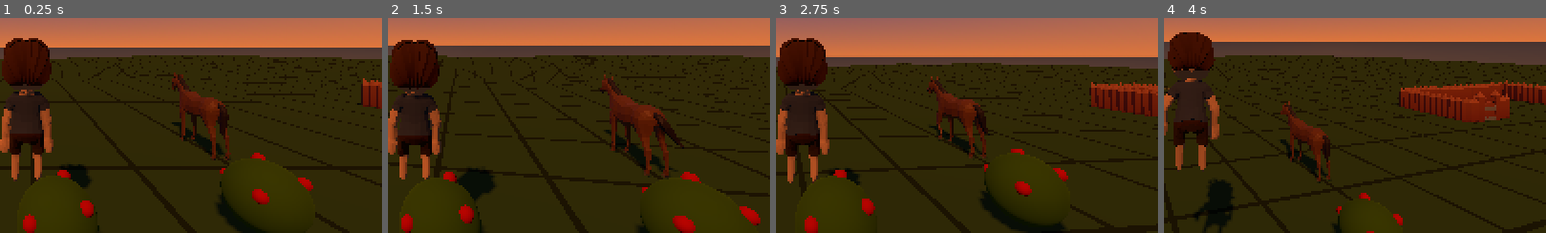
Above: before the commit, frames 1-4 (left to right).
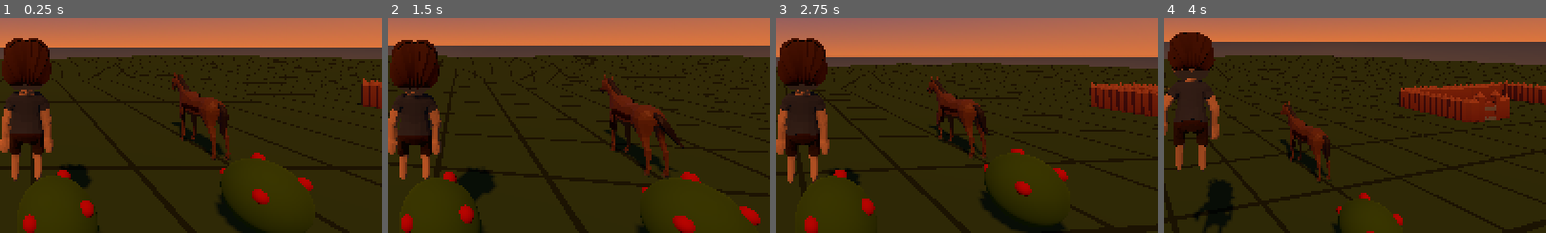
Above: after the commit, the same moments.

Repository: forsman5/sitka
Game: Godot game, scene res://scenes/on_foot/on_foot.tscn
Two runs of this game, one before a commit and one after it. Both use one fixed random seed, a clock stepped at 60 frames per second and the inputs below. This scene is started directly instead of the project's main scene.
Inputs (mouse positions are % of the whole screen's width and height, from its top left):
- Up to frame 1 (0.25 s): no input
- Up to frame 2 (1.5 s): tap Enter at 0.5 s; move the mouse to (55, 50) at 0.52 s; hold Q 0.53-1.28 s; hold Up (ui_up) from 0.53 s (still down); click (55, 50) at 0.67 s; tap Space at 0.77 s; move the mouse to (45, 50) at 1.27 s; tap E at 1.35 s
- Up to frame 3 (2.75 s): keep holding Up (ui_up); tap Space at 1.52 s; move the mouse to (52, 48) at 2.02 s; hold Alt from 2.03 s (still down)
- Up to frame 4 (4 s): keep holding Up (ui_up); tap Space at 2.75, 3.02, 3.77 s; move the mouse to (49, 52) at 2.77 s; release Alt at 2.78 s; tap Shift at 2.85 s; click (49, 52) at 2.92 s; move the mouse to (57, 51) at 3.52 s; tap F at 3.6 s
The pictures show only the part of the screen within x 46-96%, y 43-93%; the shares and areas given below are measured in that part.

The runs differ from the first frame. In frame 1, 0.2% of the frame differs, in the area x 47-53%, y 35-59%; in frame 2, 0.3%, in the area x 58-67%, y 37-64%; in frame 3, 0.2%; in frame 4, 0.2%.

Commit message:
Correct mounted rider pose and add tack

Diff:
--- a/scripts/on_foot/harness/check_riding_visual.gd
+++ b/scripts/on_foot/harness/check_riding_visual.gd
@@ -23,19 +23,42 @@
 	assert(is_equal_approx(visual._horse_model.rotation.y, PI), "Horse forward axis does not match controller")
 	assert(is_equal_approx(rider.rotation.y, PI), "Mounted rider does not face horse forward")
 	assert(visual._rider_skeleton != null, "Human Skeleton3D missing")
-	assert(visual._rider_bone_indices.size() == RidingHorseVisual.RIDER_POSE_DEGREES.size(), "Rider pose bone mapping incomplete")
+	assert(visual._rider_bone_indices.size() == RidingHorseVisual.RIDER_SEGMENTS.size(), "Rider pose bone mapping incomplete")
 	print("RiderAnchor path: ", visual.rider_anchor.get_path())
 	print("Horse model scale: ", visual._horse_model.scale, "; rider scale: ", rider.scale)
+	_assert_segment_direction(visual._rider_skeleton, "UpperArm.L", "LowerArm.L", Vector3(0.0, -1.0, 0.0), 0.9)
+	_assert_segment_direction(visual._rider_skeleton, "LowerArm.L", "Fist.L", Vector3(0.0, -1.0, 0.0), 0.9)
+	_assert_segment_direction(visual._rider_skeleton, "UpperLeg.L", "LowerLeg.L", Vector3(0.0, -1.0, 0.0), 0.75)
+	_assert_segment_direction(visual._rider_skeleton, "LowerLeg.L", "LowerLeg.L_end", Vector3(0.0, 0.0, -1.0), 0.9)
+	_assert_segment_direction(visual._rider_skeleton, "UpperArm.R", "LowerArm.R", Vector3(0.0, -1.0, 0.0), 0.9)
+	_assert_segment_direction(visual._rider_skeleton, "LowerArm.R", "Fist.R", Vector3(0.0, -1.0, 0.0), 0.9)
+	_assert_segment_direction(visual._rider_skeleton, "UpperLeg.R", "LowerLeg.R", Vector3(0.0, -1.0, 0.0), 0.75)
+	_assert_segment_direction(visual._rider_skeleton, "LowerLeg.R", "LowerLeg.R_end", Vector3(0.0, 0.0, -1.0), 0.9)
+	for marker in ["Fist.L", "Fist.R", "LowerLeg.L_end", "LowerLeg.R_end"]:
+		var marker_index := visual._rider_skeleton.find_bone(marker)
+		var marker_world := visual._rider_skeleton.to_global(visual._rider_skeleton.get_bone_global_pose(marker_index).origin)
+		print(marker, " anchor-local=", visual.rider_anchor.to_local(marker_world))
+	var horse_head_index := visual._horse_skeleton.find_bone("Head")
+	var horse_head_world := visual._horse_skeleton.to_global(visual._horse_skeleton.get_bone_global_pose(horse_head_index).origin)
+	print("Horse head anchor-local=", visual.rider_anchor.to_local(horse_head_world))
 	for gait in ["Idle", "Walk", "Gallop"]:
 		visual.set_gait(gait)
 		await create_timer(0.45).timeout
 		print(gait, " clip=", visual._horse_animation.current_animation,
 			" anchor=", visual.rider_anchor.position,
 			" rider=", rider.position,
-			" torso_pose=", visual._rider_skeleton.get_bone_pose_rotation(visual._rider_bone_indices["Torso"]))
+			" upper_arm_pose=", visual._rider_skeleton.get_bone_pose_rotation(visual._rider_bone_indices["UpperArm.L"]))
 		assert(visual._horse_animation.current_animation == gait, "Horse gait did not switch to " + gait)
 	visual.clear_riding_pose(rider)
 	assert(is_equal_approx(rider.position.y, 0.0), "Rider model did not restore to on-foot height")
 	assert(is_equal_approx(rider.rotation.y, PI), "Rider model did not restore on-foot facing")
 	print("Rider pose cleared and original gait/idle animation resumed: ", visual.get_node("RiderAnchor/Casual_Male/AnimationPlayer").current_animation)
 	quit()
+
+func _assert_segment_direction(skeleton: Skeleton3D, bone_name: String, child_name: String, target: Vector3, min_dot: float) -> void:
+	var bone_index := skeleton.find_bone(bone_name)
+	var child_index := skeleton.find_bone(child_name)
+	var actual: Vector3 = skeleton.get_bone_global_pose(child_index).origin - skeleton.get_bone_global_pose(bone_index).origin
+	var alignment := actual.normalized().dot(target.normalized())
+	print("Pose segment ", bone_name, " -> ", child_name, ": ", actual.normalized(), " (alignment ", alignment, ")")
+	assert(alignment >= min_dot, "%s segment is not aligned for riding: %.3f" % [bone_name, alignment])
--- a/scripts/on_foot/riding_horse_visual.gd
+++ b/scripts/on_foot/riding_horse_visual.gd
@@ -22,19 +22,22 @@
 var _rider_base_y: float = 0.0
 var _saved_animation: String = ""
 var _rider_scale: Vector3 = Vector3.ONE
-
-const RIDER_POSE_DEGREES := {
-	"UpperLeg.L": Vector3(-76.0, 0.0, -32.0),
-	"UpperLeg.R": Vector3(-76.0, 0.0, 32.0),
-	"LowerLeg.L": Vector3(96.0, 0.0, 0.0),
-	"LowerLeg.R": Vector3(96.0, 0.0, 0.0),
-	"UpperArm.L": Vector3(-64.0, 0.0, -7.0),
-	"UpperArm.R": Vector3(-64.0, 0.0, 7.0),
-	"LowerArm.L": Vector3(-28.0, 0.0, 0.0),
-	"LowerArm.R": Vector3(-28.0, 0.0, 0.0),
-	"Torso": Vector3(-5.0, 0.0, 0.0),
-	"Head": Vector3(3.0, 0.0, 0.0),
-}
+var _reins: Array[MeshInstance3D] = []
+var _rein_material: StandardMaterial3D
+
+# Target segment directions are in Skeleton3D space. The imported armature
+# maps skeleton -Y to character-forward +Z and skeleton -Z to character-down.
+# Each direction is solved from the bone's actual rest basis below.
+const RIDER_SEGMENTS := [
+	{"bone": "UpperArm.L", "child": "LowerArm.L", "direction": Vector3(0.0, -0.94, -0.34)},
+	{"bone": "UpperArm.R", "child": "LowerArm.R", "direction": Vector3(0.0, -0.94, -0.34)},
+	{"bone": "LowerArm.L", "child": "Fist.L", "direction": Vector3(0.0, -0.97, -0.24)},
+	{"bone": "LowerArm.R", "child": "Fist.R", "direction": Vector3(0.0, -0.97, -0.24)},
+	{"bone": "UpperLeg.L", "child": "LowerLeg.L", "direction": Vector3(0.45, -0.76, -0.46)},
+	{"bone": "UpperLeg.R", "child": "LowerLeg.R", "direction": Vector3(-0.45, -0.76, -0.46)},
+	{"bone": "LowerLeg.L", "child": "LowerLeg.L_end", "direction": Vector3(0.0, 0.0, -1.0)},
+	{"bone": "LowerLeg.R", "child": "LowerLeg.R_end", "direction": Vector3(0.0, 0.0, -1.0)},
+]
 
 func _ready() -> void:
 	_horse_model.scale = Vector3.ONE * HORSE_SCALE
@@ -44,6 +47,7 @@
 	_horse_animation = _horse_model.find_child("AnimationPlayer", true, false) as AnimationPlayer
 	if _horse_skeleton != null:
 		_anchor_bone_index = _horse_skeleton.find_bone(ANCHOR_BONE)
+	_build_riding_gear()
 	set_process_priority(100)
 	set_gait("Idle")
 
@@ -87,14 +91,17 @@
 	if _rider_skeleton != null:
 		_rider_skeleton.reset_bone_poses()
 		_rider_bone_indices.clear()
-		for bone_name in RIDER_POSE_DEGREES:
+		for segment in RIDER_SEGMENTS:
+			var bone_name: String = segment["bone"]
 			var index := _rider_skeleton.find_bone(bone_name)
-			if index >= 0:
+			var child_index := _rider_skeleton.find_bone(segment["child"])
+			if index >= 0 and child_index >= 0:
 				_rider_bone_indices[bone_name] = index
 	model.position = Vector3(0.0, _rider_base_y, 0.0)
 	# The source horse and human rigs face +Z, while the movement controller's
 	# forward direction is -Z.
 	model.rotation = Vector3(0.0, PI, 0.0)
+	_apply_rider_bone_pose()
 	_apply_rider_pose(0.0)
 
 ## Clears procedural bone overrides and returns the human model to its on-foot
@@ -127,6 +134,7 @@
 	if is_instance_valid(_rider_model):
 		_rider_time += delta
 		_apply_rider_pose(_rider_bob())
+		_update_reins()
 
 func _update_rider_anchor() -> void:
 	if _horse_skeleton == null or _anchor_bone_index < 0:
@@ -152,15 +160,105 @@
 	if not is_instance_valid(_rider_model):
 		return
 	_rider_model.position.y = _rider_base_y + bob
+
+func _build_riding_gear() -> void:
+	var leather := StandardMaterial3D.new()
+	leather.albedo_color = Color(0.18, 0.065, 0.028)
+	leather.roughness = 0.9
+	var saddle := MeshInstance3D.new()
+	saddle.name = "SaddlePad"
+	var saddle_mesh := BoxMesh.new()
+	saddle_mesh.size = Vector3(0.56, 0.08, 0.56)
+	saddle.mesh = saddle_mesh
+	saddle.material_override = leather
+	saddle.position = Vector3(0.0, -0.075, 0.0)
+	rider_anchor.add_child(saddle)
+
+	var dark_leather := StandardMaterial3D.new()
+	dark_leather.albedo_color = Color(0.095, 0.032, 0.016)
+	dark_leather.roughness = 0.85
+	for side in [-1.0, 1.0]:
+		var strap := MeshInstance3D.new()
+		strap.name = "StirrupStrap"
+		var strap_mesh := BoxMesh.new()
+		strap_mesh.size = Vector3(0.025, 0.2, 0.025)
+		strap.mesh = strap_mesh
+		strap.material_override = dark_leather
+		strap.position = Vector3(side * 0.27, -0.17, -0.17)
+		rider_anchor.add_child(strap)
+		for bar in [
+			{ "pos": Vector3(side * 0.29, -0.365, -0.23), "size": Vector3(0.035, 0.15, 0.035) },
+			{ "pos": Vector3(side * 0.29, -0.365, -0.11), "size": Vector3(0.035, 0.15, 0.035) },
+			{ "pos": Vector3(side * 0.29, -0.43, -0.17), "size": Vector3(0.035, 0.025, 0.16) },
+		]:
+			var stirrup_bar := MeshInstance3D.new()
+			stirrup_bar.name = "Stirrup"
+			var stirrup_mesh := BoxMesh.new()
+			stirrup_mesh.size = bar["size"]
+			stirrup_bar.mesh = stirrup_mesh
+			stirrup_bar.material_override = dark_leather
+			stirrup_bar.position = bar["pos"]
+			rider_anchor.add_child(stirrup_bar)
+
+	_rein_material = StandardMaterial3D.new()
+	_rein_material.albedo_color = Color(0.07, 0.025, 0.012)
+	_rein_material.roughness = 0.8
+	for index in 2:
+		var rein := MeshInstance3D.new()
+		rein.name = "Rein"
+		var rein_mesh := CylinderMesh.new()
+		rein_mesh.top_radius = 0.008
+		rein_mesh.bottom_radius = 0.008
+		rein_mesh.height = 0.5
+		rein.mesh = rein_mesh
+		rein.material_override = _rein_material
+		rider_anchor.add_child(rein)
+		_reins.append(rein)
+
+func _update_reins() -> void:
+	if _rider_skeleton == null or not is_instance_valid(_rider_model):
+		for rein in _reins:
+			rein.visible = false
+		return
+	var armature := _rider_model.find_child("CharacterArmature", true, false) as Node3D
+	if armature == null:
+		return
+	for index in 2:
+		var side := -1.0 if index == 0 else 1.0
+		var hand_name := "Fist.L" if index == 0 else "Fist.R"
+		var hand_bone := _rider_skeleton.find_bone(hand_name)
+		if hand_bone < 0:
+			continue
+		var hand_world := _rider_skeleton.to_global(_rider_skeleton.get_bone_global_pose(hand_bone).origin)
+		var start := rider_anchor.to_local(hand_world)
+		var finish := Vector3(side * 0.055, -0.03, -0.82)
+		var offset := finish - start
+		var rein := _reins[index]
+		var cylinder := rein.mesh as CylinderMesh
+		cylinder.height = maxf(offset.length(), 0.01)
+		rein.transform = Transform3D(Basis(Quaternion(Vector3.UP, offset.normalized())), (start + finish) * 0.5)
+		rein.visible = true
+
+func _apply_rider_bone_pose() -> void:
 	if _rider_skeleton == null:
 		return
-	for bone_name in _rider_bone_indices:
-		var degrees: Vector3 = RIDER_POSE_DEGREES[bone_name]
-		if bone_name.begins_with("UpperLeg"):
-			degrees.x += bob * 40.0
-		elif bone_name.begins_with("UpperArm"):
-			degrees.x += bob * 24.0
-		elif bone_name == "Torso":
-			degrees.x -= bob * 35.0
-		var index: int = _rider_bone_indices[bone_name]
-		_rider_skeleton.set_bone_pose_rotation(index, Quaternion.from_euler(degrees * (PI / 180.0)))
+	for segment in RIDER_SEGMENTS:
+		var bone_name: String = segment["bone"]
+		var bone_index := _rider_skeleton.find_bone(bone_name)
+		var child_index := _rider_skeleton.find_bone(segment["child"])
+		if bone_index >= 0 and child_index >= 0:
+			_set_segment_direction(bone_index, child_index, segment["direction"])
+
+func _set_segment_direction(bone_index: int, child_index: int, target_direction: Vector3) -> void:
+	var bone_rest := _rider_skeleton.get_bone_global_rest(bone_index)
+	var child_rest := _rider_skeleton.get_bone_global_rest(child_index)
+	var local_segment: Vector3 = bone_rest.basis.inverse() * (child_rest.origin - bone_rest.origin)
+	if local_segment.length_squared() < 0.000001:
+		return
+	# With this bone's pose reset, the current global basis includes any posed
+	# parent bones. Solve in that basis so L/R, arm and leg axes stay consistent.
+	_rider_skeleton.set_bone_pose_rotation(bone_index, Quaternion.IDENTITY)
+	var parent_basis := _rider_skeleton.get_bone_global_pose(bone_index).basis
+	var target_local: Vector3 = parent_basis.inverse() * target_direction.normalized()
+	var rotation := Quaternion(local_segment.normalized(), target_local.normalized())
+	_rider_skeleton.set_bone_pose_rotation(bone_index, rotation)
